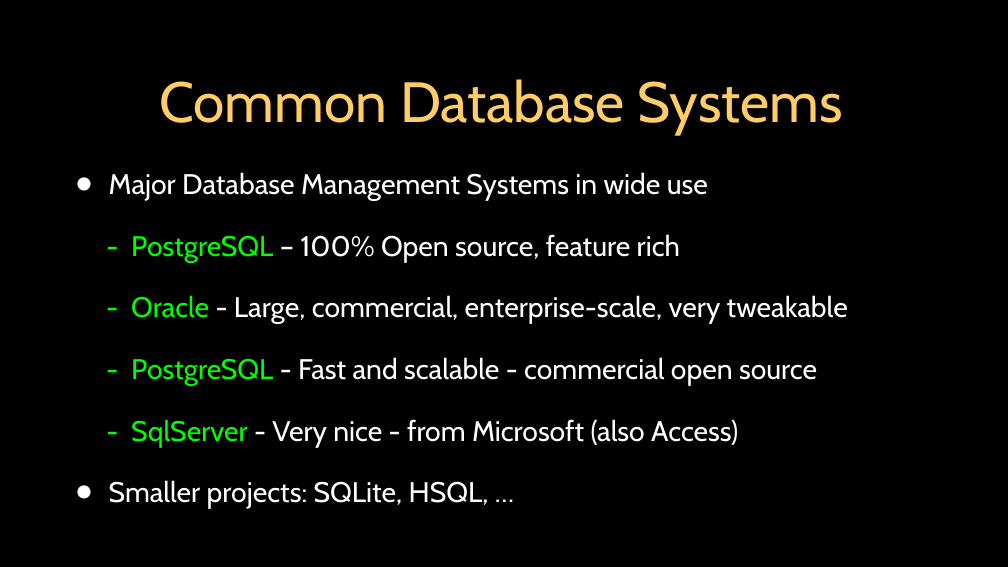
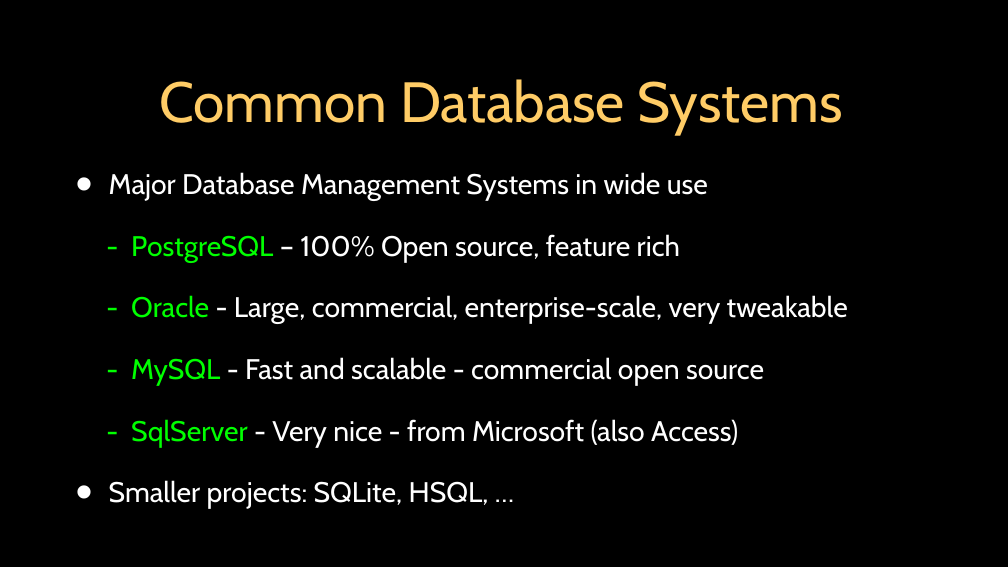
Before and after one commit to csev/pg4e, a slide deck: slide 10 of lectures/02-Intro-to-SQL.ppt. Drawn at 1008x567 pixels with LibreOffice and Linux fonts; fonts in the diff are those of the drawing. Boxes give left, top, right and bottom in pixels: in the first picture for what was removed or moved away, otherwise in the second. Text is boxed around its words. In the diff, an @@ line names an element or a change of style, - is before the commit and + after.

```diff
--- a/lectures/02-Intro-to-SQL.ppt
+++ b/lectures/02-Intro-to-SQL.ppt
@@ text at [131,357,764,385]: text changed @@
-  - PostgreSQL - Fast and scalable - commercial open source
+  - MySQL - Fast and scalable - commercial open source
```
Also in this commit, not shown: 2 other files.
